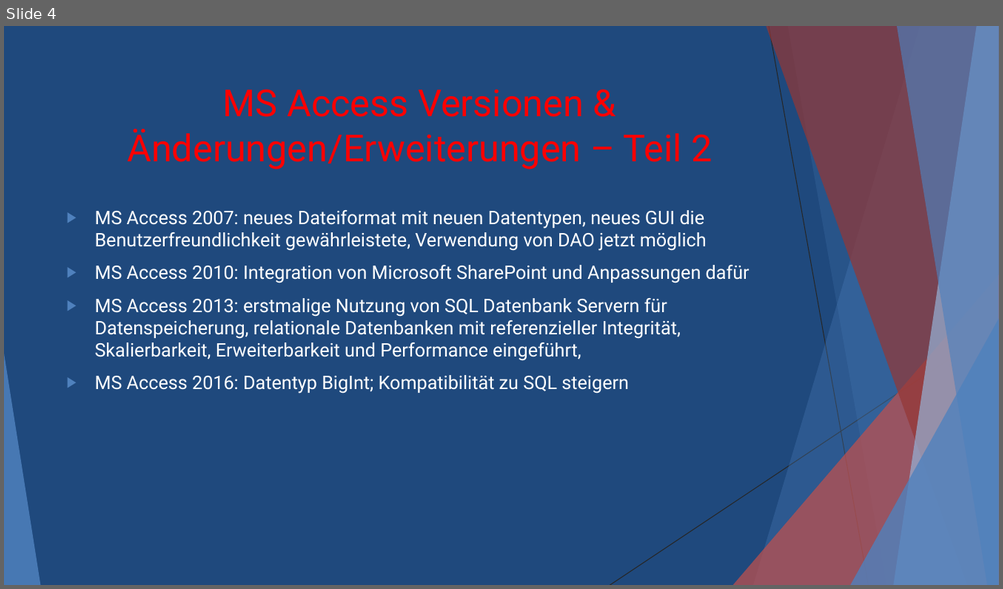
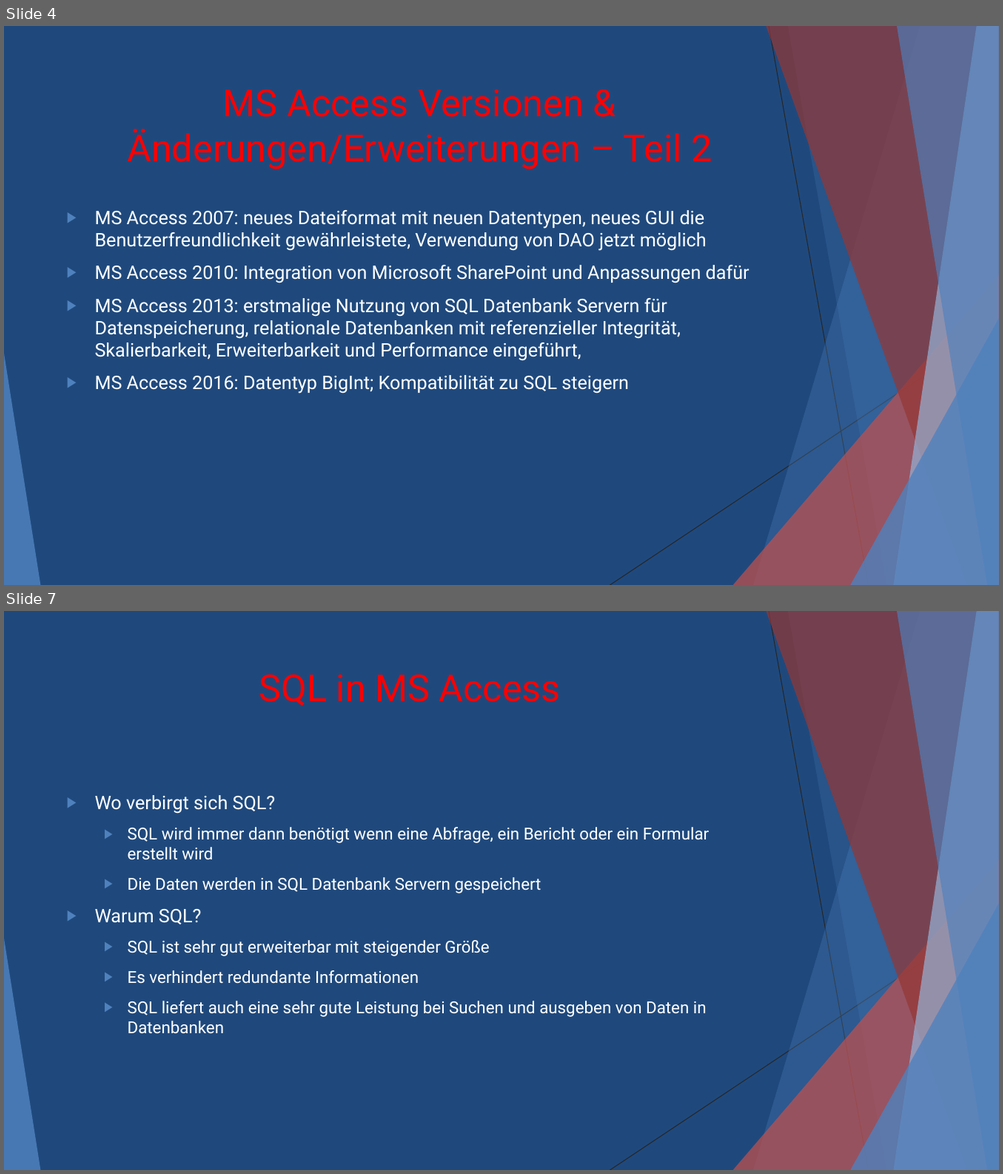
Before and after one commit to Grubchri/DBI, a slide deck: Microsoft Access.pptx. Shown one above the other, each under a label of ours: slide 4 before the commit, slides 4 and 7 after it; the slides between them are not shown. The pictures are 1003x589 and 1003x1174 pixels, drawn with LibreOffice and Linux fonts; fonts in the diff are those of the drawing. Boxes give left, top, right and bottom in pixels: in the first picture for what was removed or moved away, otherwise in the second. Text is boxed around its words. In the diff, an @@ line names an element or a change of style, - is before the commit and + after.

```diff
--- a/Microsoft Access.pptx
+++ b/Microsoft Access.pptx
@@ slide 7 added at (4, 611, 999, 1170), background #1F497D; not listed: 10 template elements that a slide beside it also shows @@
@@ title added at (259, 674, 560, 706), 36 pt, text #FF0000 @@
+SQL in MS Access
@@ text added at (95, 795, 708, 1034), 16 pt, text #FFFFFF @@
+▶ Wo verbirgt sich SQL?
+  ▶ SQL wird immer dann benötigt wenn eine Abfrage, ein Bericht oder ein Formular erstellt wird
+  ▶ Die Daten werden in SQL Datenbank Servern gespeichert
+▶ Warum SQL?
+  ▶ SQL ist sehr gut erweiterbar mit steigender Größe
+  ▶ Es verhindert redundante Informationen
+  ▶ SQL liefert auch eine sehr gute Leistung bei Suchen und ausgeben von Daten in Datenbanken
```
Also in this commit, not shown: 2 slides changed, 7 other slides added, 1 other file.
